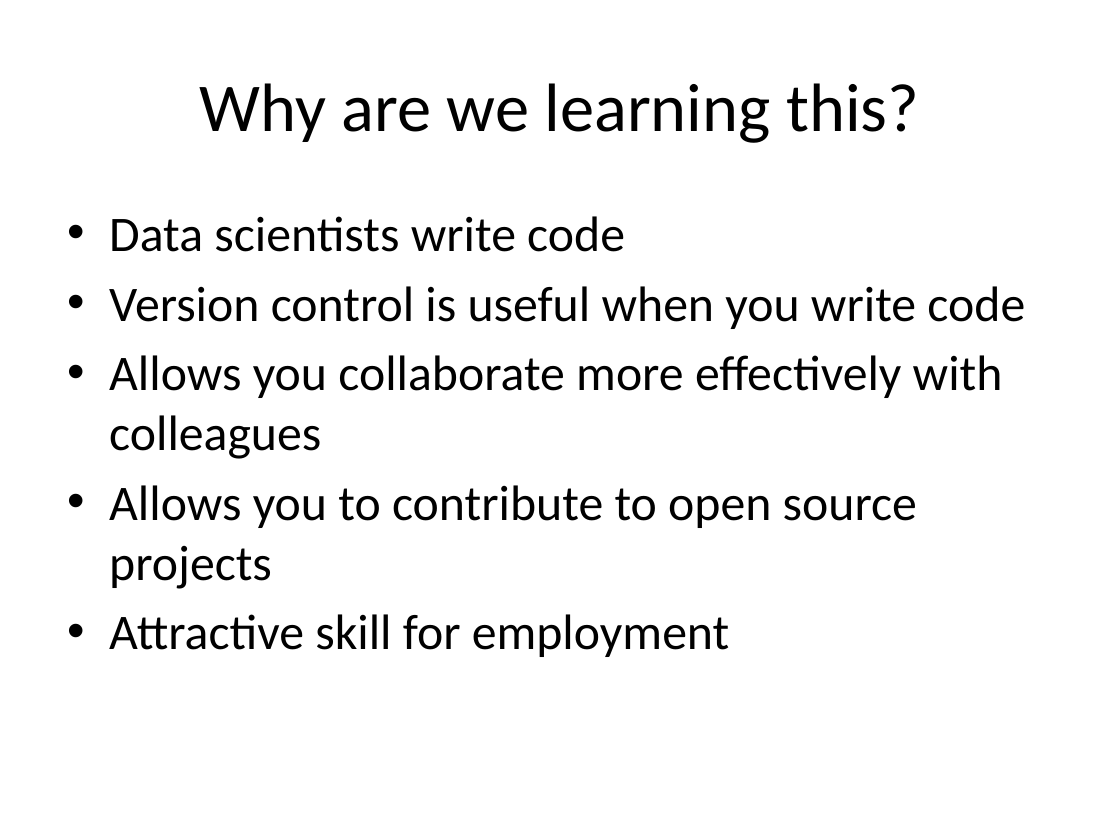
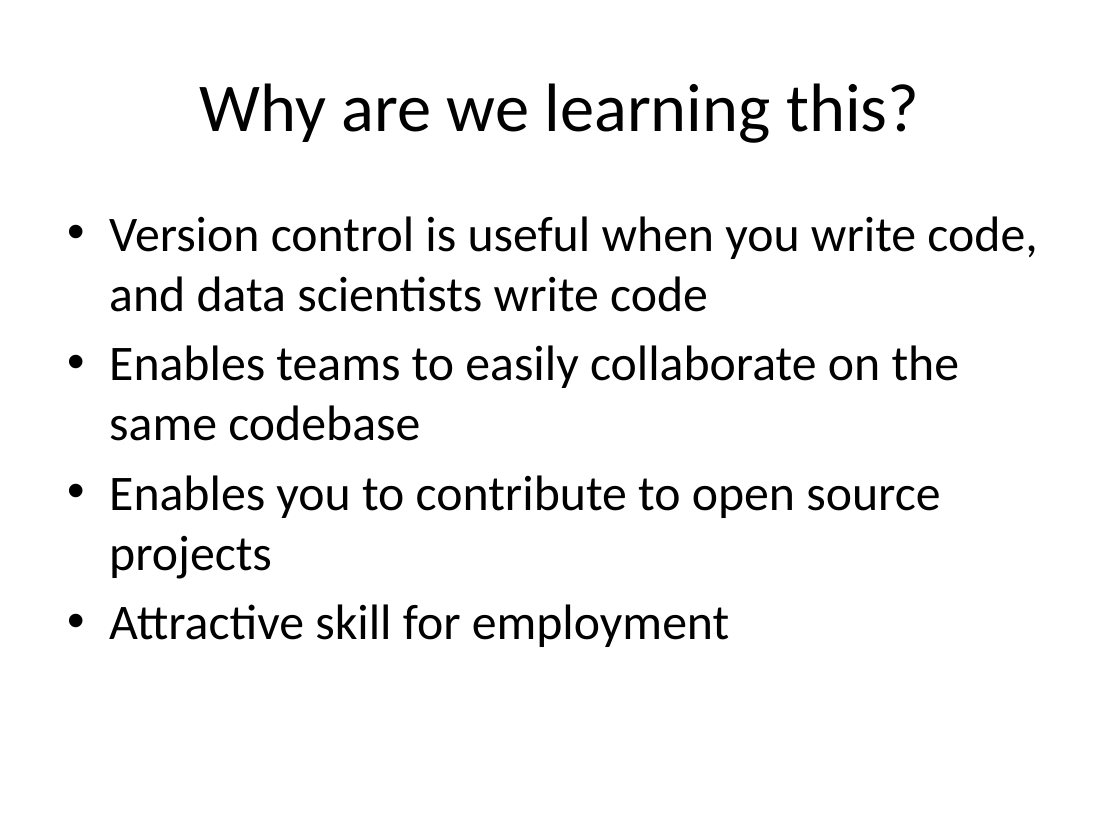
Before and after one commit to ajschumacher/gadsdc, a slide deck: slide 5 of 01-workflow/slides_git.pptx. Drawn at 1120x840 pixels with LibreOffice and Linux fonts; fonts in the diff are those of the drawing. Boxes give left, top, right and bottom in pixels: in the first picture for what was removed or moved away, otherwise in the second. Text is boxed around its words. In the diff, an @@ line names an element or a change of style, - is before the commit and + after.

```diff
--- a/01-workflow/slides_git.pptx
+++ b/01-workflow/slides_git.pptx
@@ text at bbox=[109, 216, 1037, 579]: text changed @@
-• Data scientists write code
-• Version control is useful when you write code
-• Allows you collaborate more effectively with colleagues
-• Allows you to contribute to open source projects
+• Version control is useful when you write code, and data scientists write code
+• Enables teams to easily collaborate on the same codebase
+• Enables you to contribute to open source projects
```
Also in this commit, not shown: 21 other slides changed, 1 slide added, 2 slides removed, 1 other file.
